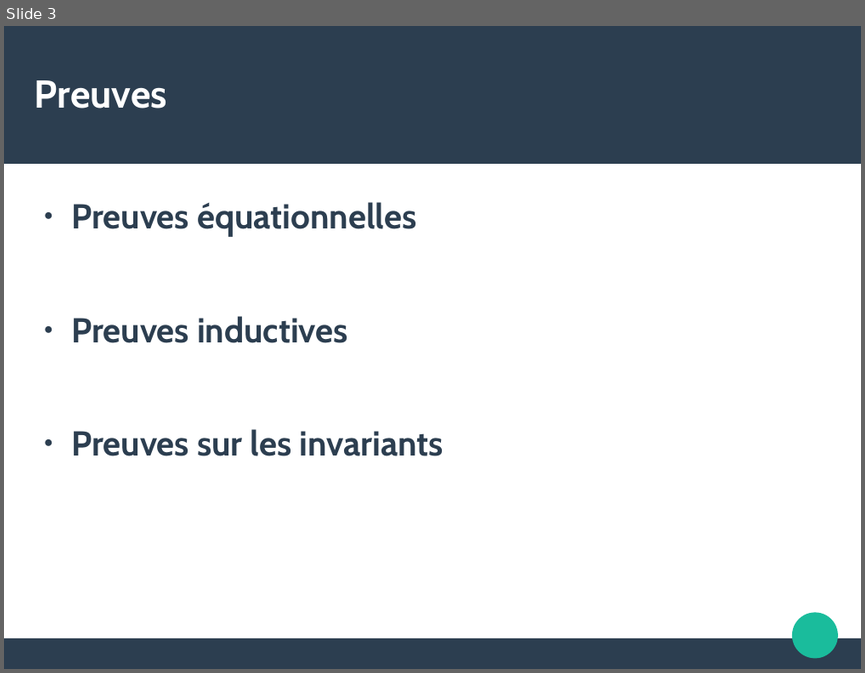
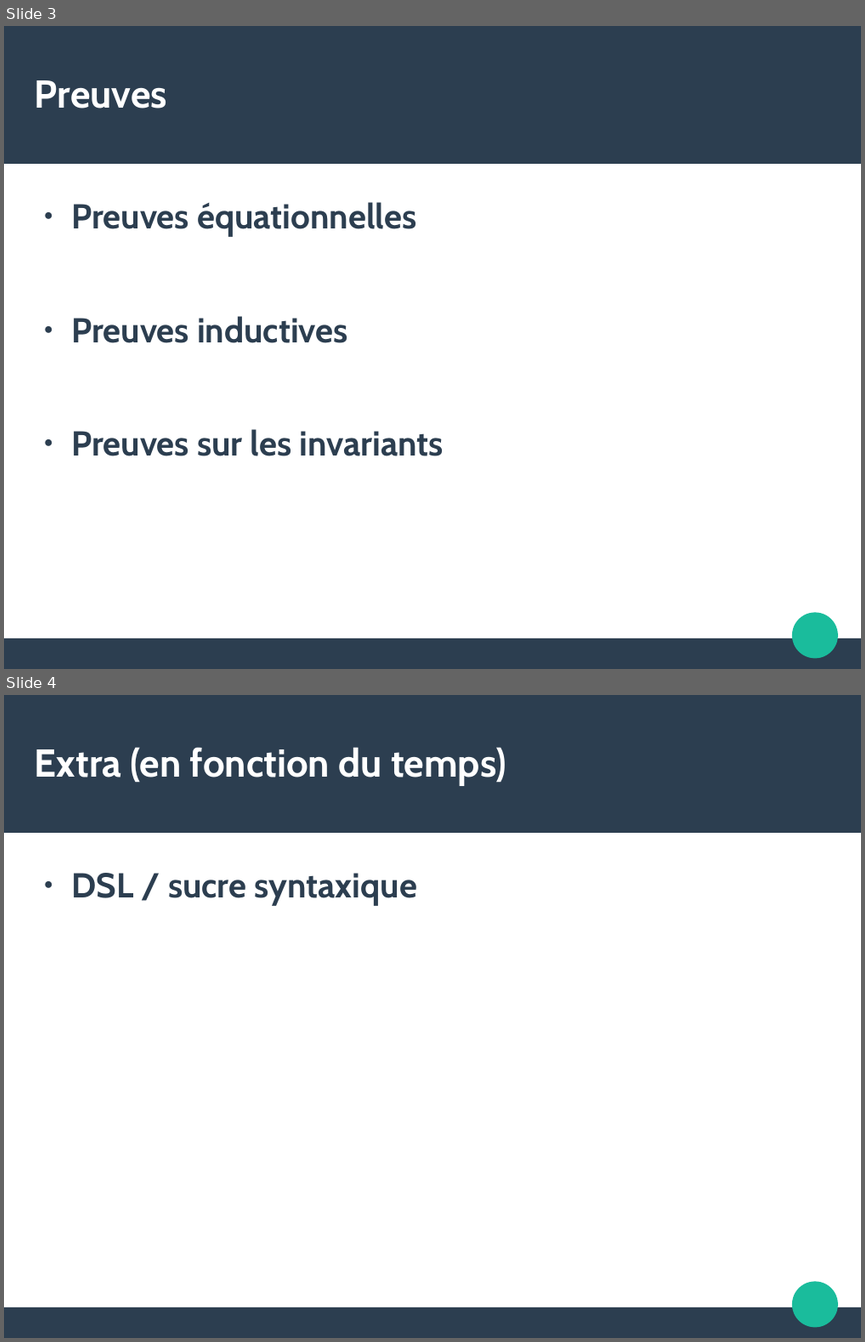
Before and after one commit to Mandarancio/ProofKit, a slide deck: presentation.odp. Shown one above the other, each under a label of ours: slide 3 before the commit, slides 3 and 4 after it. The pictures are 865x673 and 865x1342 pixels, drawn with LibreOffice and Linux fonts; fonts in the diff are those of the drawing. Boxes give left, top, right and bottom in pixels: in the first picture for what was removed or moved away, otherwise in the second. Text is boxed around its words. In the diff, an @@ line names an element or a change of style, - is before the commit and + after.

Commit message:
Modification de la presentation

```diff
--- a/presentation.odp
+++ b/presentation.odp
@@ slide 4 added at <box>4,695,861,1338</box>, background #FFFFFF; not listed: 3 template elements that a slide beside it also shows @@
@@ title added at <box>35,747,506,786</box>, 36 pt, text #FFFFFF, bold @@
+Extra (en fonction du temps)
@@ text added at <box>71,873,417,905</box>, 32 pt, text #2C3E50, bold @@
+● DSL / sucre syntaxique
```
